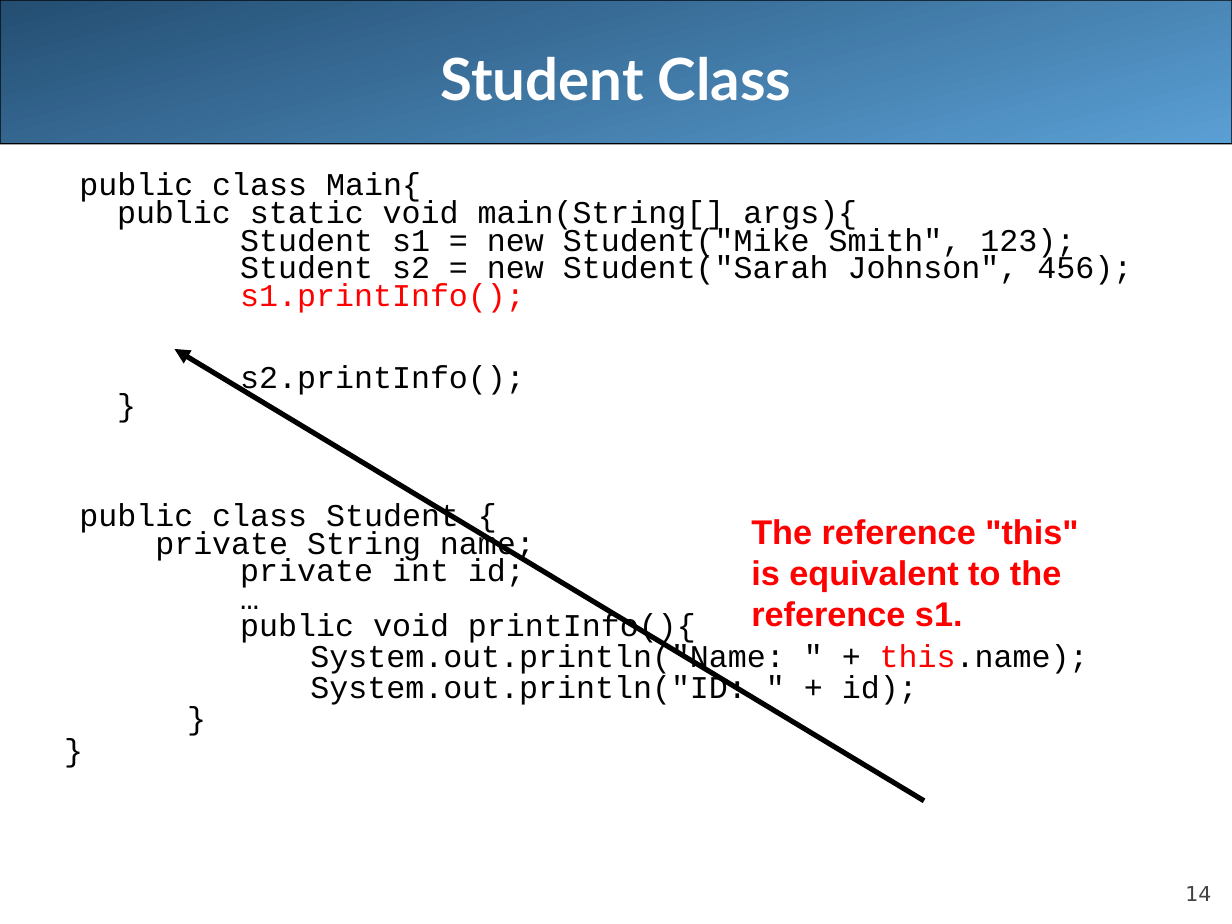
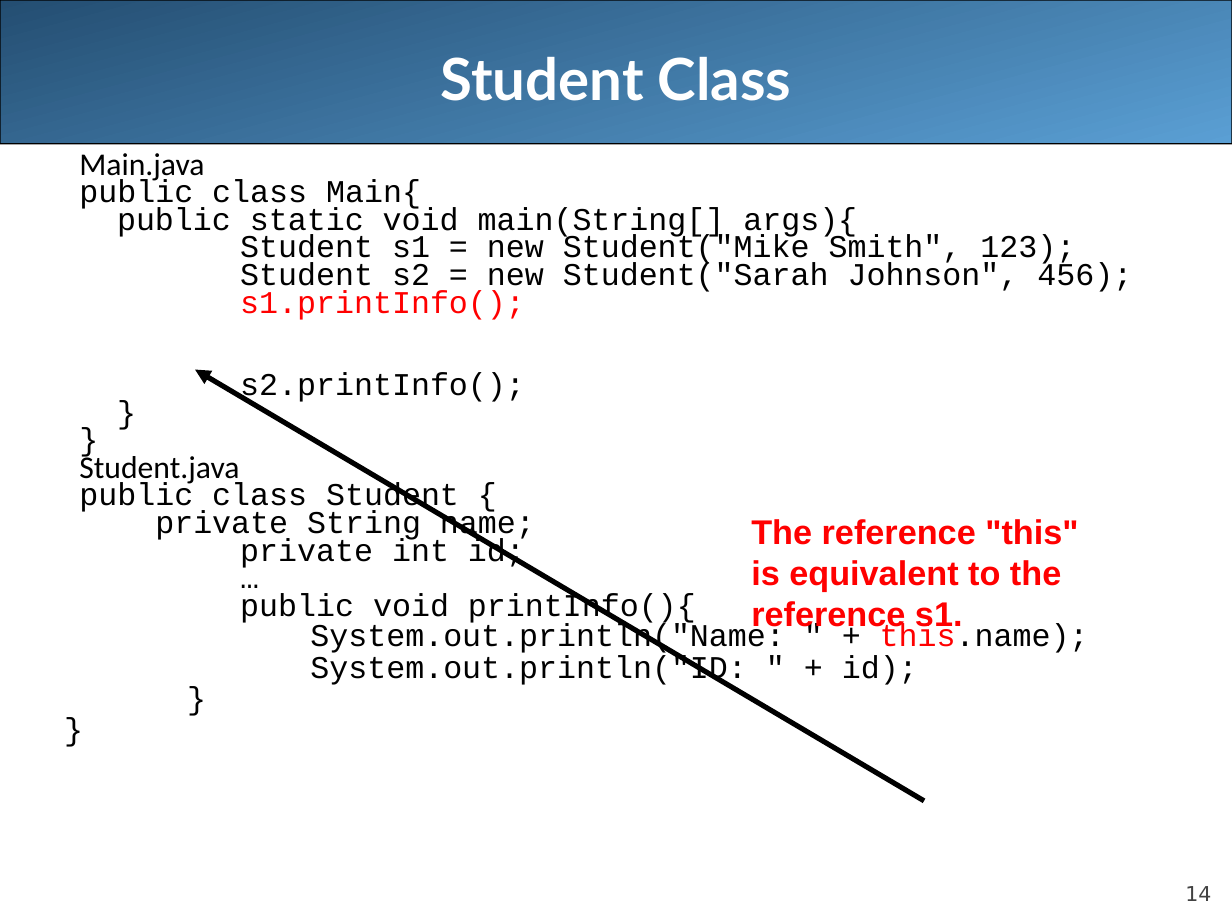
Before and after one commit to LongBaoNguyen/longbaonguyen.github.io, a slide deck: slide 14 of courses/apcsa/lecture15.ppt. Drawn at 1232x924 pixels with LibreOffice and Linux fonts; fonts in the diff are those of the drawing. Boxes give left, top, right and bottom in pixels: in the first picture for what was removed or moved away, otherwise in the second. Text is boxed around its words. In the diff, an @@ line names an element or a change of style, - is before the commit and + after.

```diff
--- a/courses/apcsa/lecture15.ppt
+++ b/courses/apcsa/lecture15.ppt
@@ text "Main.java": place and size @@
-text "Main.java" at (79, 173, 1132, 705)
+text "Main.java" at (79, 153, 1132, 687)
@@ text at (79, 153, 204, 183): paragraph added @@
+  Main.java
@@ arrow moved from (924, 801) - (175, 349) to (924, 801) - (195, 370) @@
@@ text at (79, 451, 239, 486): paragraphs added @@
+  }
+  Student.java
```
Also in this commit, not shown: 3 other slides changed, 17 other files.
